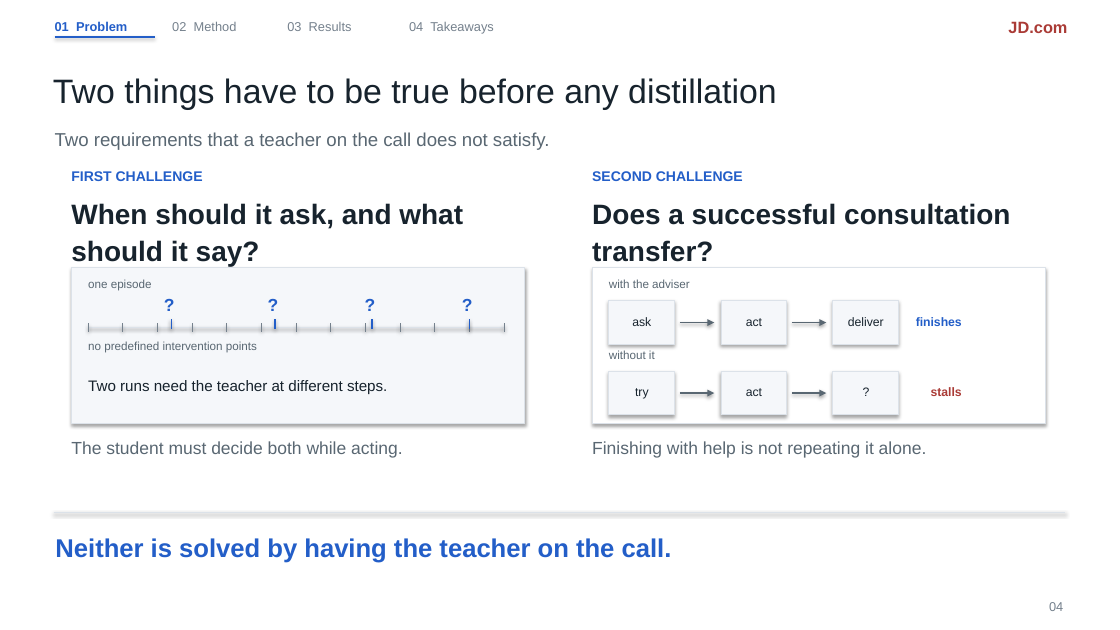
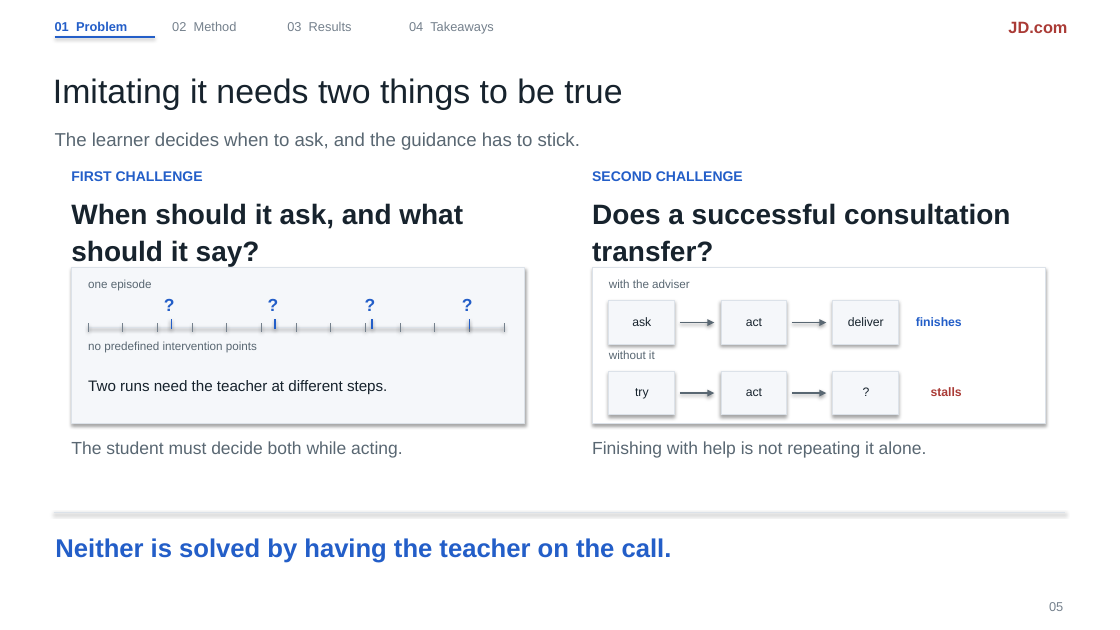
Before and after one commit to liruiluo/communicative-opsd, a slide deck: slide 5 of assets/slides/copd-slides.pptx (slide 4 before the commit). Drawn at 1120x630 pixels with LibreOffice and Linux fonts; fonts in the diff are those of the drawing. Boxes give left, top, right and bottom in pixels: in the first picture for what was removed or moved away, otherwise in the second. Text is boxed around its words. In the diff, an @@ line names an element or a change of style, - is before the commit and + after.

```diff
--- a/assets/slides/copd-slides.pptx
+++ b/assets/slides/copd-slides.pptx
@@ text at <box>53,78,622,110</box>: text changed @@
-Two things have to be true before any distillation
+Imitating it needs two things to be true
@@ text at <box>55,132,580,150</box>: text changed @@
-Two requirements that a teacher on the call does not satisfy.
+The learner decides when to ask, and the guidance has to stick.
@@ text at <box>1049,602,1063,611</box>: text changed @@
-04
+05
```
Also in this commit, not shown: 10 other slides changed, 1 slide added, 2 other files.
